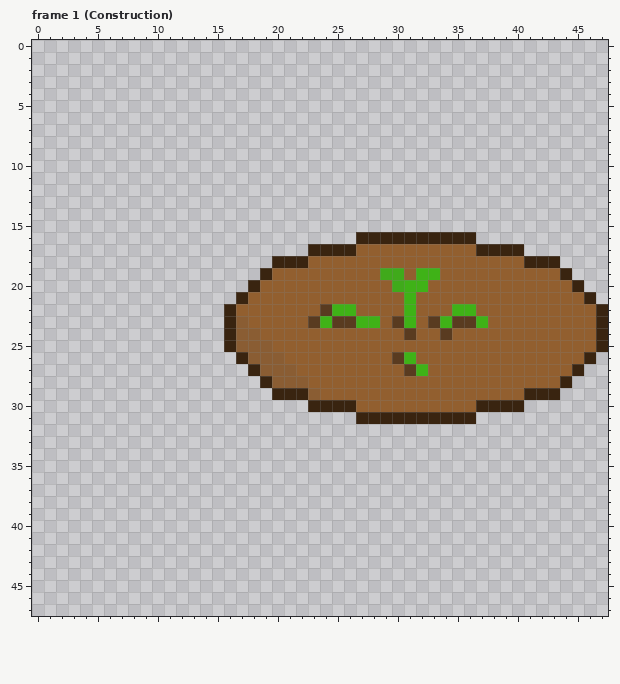
A pixel-art file gets an edit: Assets/Sprites/Towers/Roots Branch/Roots Stump.aseprite. This is how it looked before the edit.
64x64 pixels, 14 frames. Colours within 5 levels of each other are drawn and written as one. Shown: frame 1 (Construction). The old version is drawn lined up with the new one, on the new canvas. The commit also changed other frames, which this record leaves out.
And afterwards:
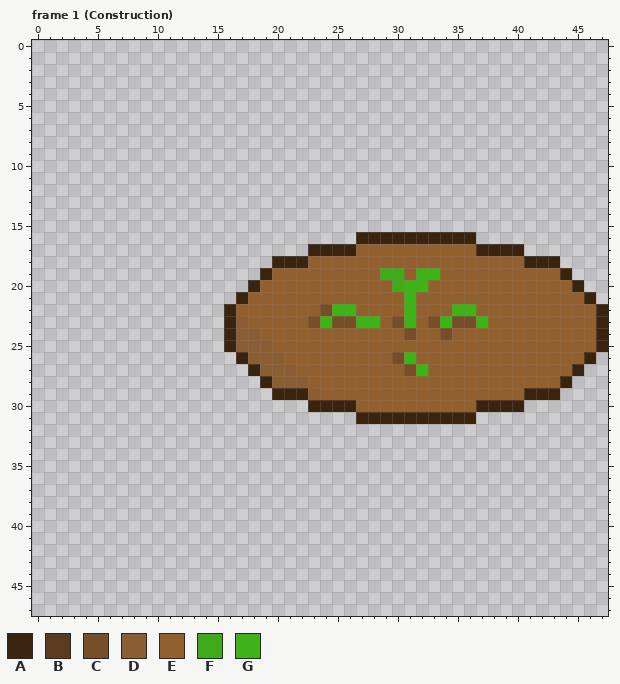
Palette (. is transparent): A #392410  B #593b20  C #774e28  D #8a5d33  E #925f2f  F #40aa1b  G #3fb217
Commit: Added new shadow methods for Roots #459
Difference:
canvas 64x64 -> 48x48, the old top-left corner now at -16,0 (the part of the old canvas that was cut away was empty and is not shown)
--- frame 1 (Construction)
@@ x 21..38 @@
 21 EEEEEEEEEEGEEEEEEE
-22 EEEBGGEEEEGEEEGGEE
-23 EEBGBBGGEBGEBGBBGE
-24 EEEEEEEEEEBEEBEEEE
+22 EEECGGEEEEGEEEGGEE
+23 EECGCCGGECGECGCCGE
+24 EEEEEEEEEECEECEEEE
 25 EEEEEEEEEEEEEEEEEE
-26 EEEEEEEEEBGEEEEEEE
-27 DEEEEEEEEEBGEEEEEE
+26 EEEEEEEEECGEEEEEEE
+27 DEEEEEEEEECGEEEEEE
 28 DDEEEEEEEEEEEEEEEE
Changed places in both pictures, as pixel boxes (x1, y1, x2, y2):
changed: (308, 304, 356, 328)
changed: (392, 316, 476, 376)
